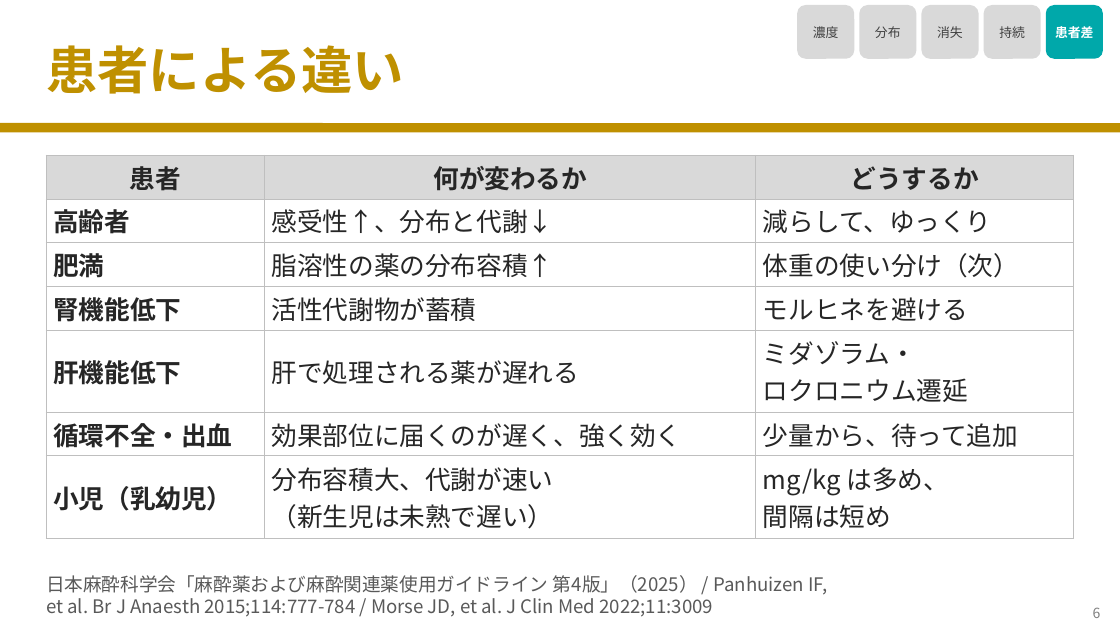
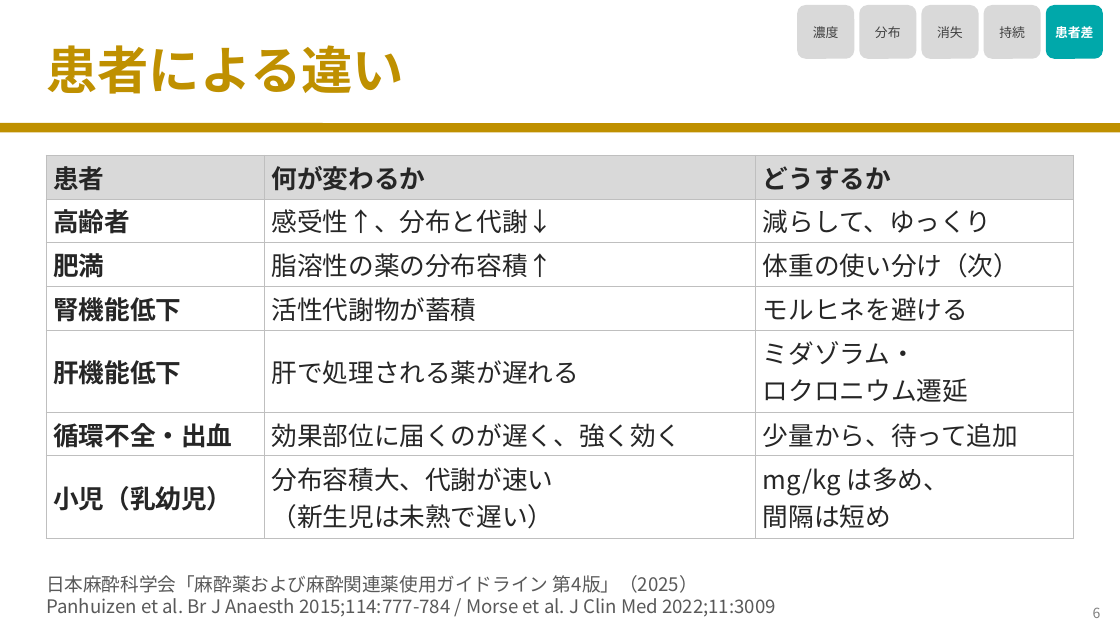
Before and after one commit to nobumitsu-3141/Anes-lecture, a slide deck: slide 7 of slides/3-1_pharmacokinetics/3-1_pharmacokinetics.pptx. Drawn at 1120x630 pixels with LibreOffice and Linux fonts; fonts in the diff are those of the drawing. Boxes give left, top, right and bottom in pixels: in the first picture for what was removed or moved away, otherwise in the second. Text is boxed around its words. In the diff, an @@ line names an element or a change of style, - is before the commit and + after.

```diff
--- a/slides/3-1_pharmacokinetics/3-1_pharmacokinetics.pptx
+++ b/slides/3-1_pharmacokinetics/3-1_pharmacokinetics.pptx
@@ table at bbox=[46, 155, 1074, 533] @@
@@ alignment centre to left @@
@@ text at bbox=[46, 575, 776, 617]: text changed @@
-日本麻酔科学会「麻酔薬および麻酔関連薬使用ガイドライン 第4版」（2025） / Panhuizen IF,
-et al. Br J Anaesth 2015;114:777-784 / Morse JD, et al. J Clin Med 2022;11:3009
+日本麻酔科学会「麻酔薬および麻酔関連薬使用ガイドライン 第4版」（2025）
+Panhuizen et al. Br J Anaesth 2015;114:777-784 / Morse et al. J Clin Med 2022;11:3009
```
Also in this commit, not shown: 6 other slides changed, 8 other files.
